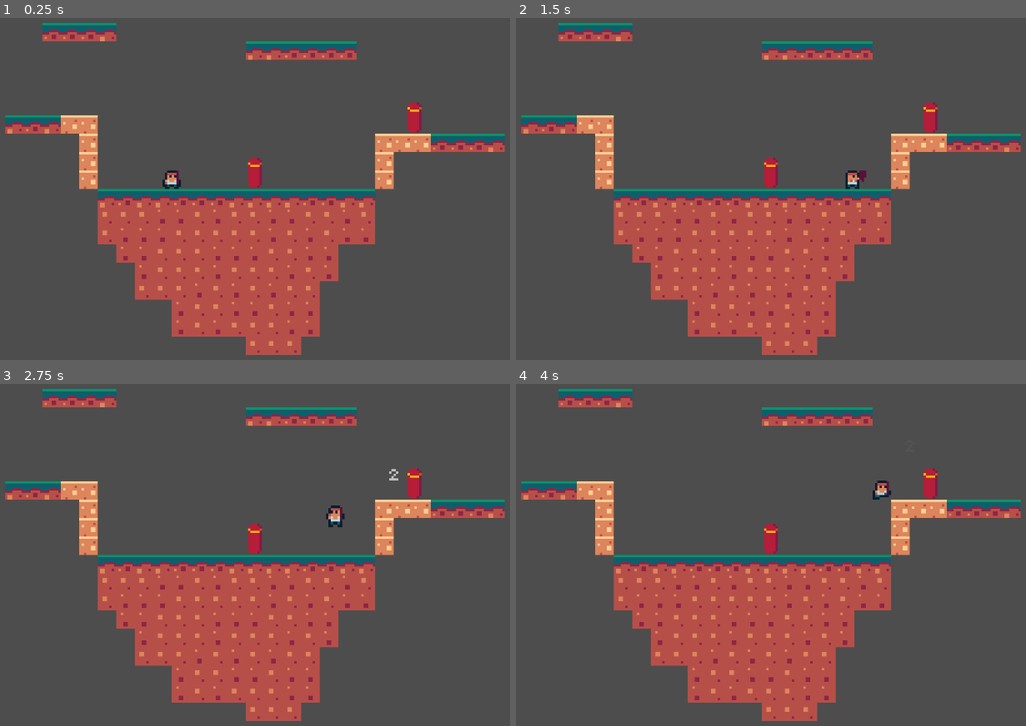
Above: before the commit, frames 1-4 (two rows, left to right).
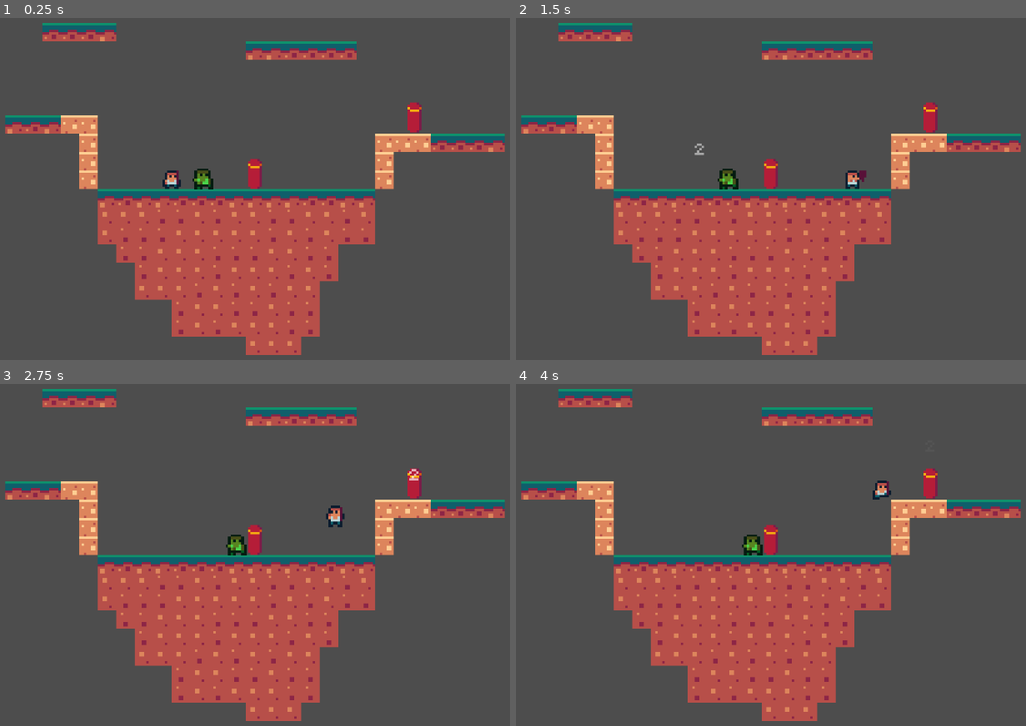
Above: after the commit, the same moments.

Repository: OllieBlomfield/zombie_game
Game: Godot game, scene res://scenes/levels/ollie_test_level.tscn
Same seed, same stepped clock (60 frames per second), same inputs: the game is played once before the commit and once after it.
Inputs:
- Up to frame 1 (0.25 s): no input
- Up to frame 2 (1.5 s): hold D (right) from 0.53 s (still down); tap M (attack) at 0.6, 1.35 s; tap Space (jump) at 0.77 s
- Up to frame 3 (2.75 s): tap Space (jump) at 1.52 s; release D (right) at 2.03 s; hold A (left) from 2.03 s (still down); tap M (attack) at 2.1 s
- Up to frame 4 (4 s): release A (left) at 2.78 s; hold D (right) from 2.78 s (still down); tap M (attack) at 2.85, 3.6 s; tap Space (jump) at 3.02, 3.77 s

The runs differ from the first frame. In frame 1, 0.3% of the frame differs, in the area x 37-52%, y 40-51%; in frame 2, 0.3%; in frame 3, 0.3%, in the area x 44-83%, y 24-51%; in frame 4, 0.3%.

Commit message:
added notes from professors feedback and basic knockback

Diff:
--- a/components/hurtbox.gd
+++ b/components/hurtbox.gd
@@ -10,10 +10,10 @@
 
 func handle_hit(context: HitContext) -> void:
 	print("I'VE BEEN HIT with " + str(context.damage) + " damage")
-	if health and context.damage > 0:
+	if health and context.damage > 0: #move to player that sends message to health component
 		health.take_damage(context.damage)
-	spawn_label(context)
-	received_hit.emit(context)
+	spawn_label(context) #could make damage system in seperate node that listens to recieve_hit
+	received_hit.emit(context) #can use for audio and effects/special effects
 
 func spawn_label(context: HitContext):
 	var damage_label = DAMAGE_LABEL.instantiate() as DamageLabel
--- a/scenes/levels/ollie_test_level.tscn
+++ b/scenes/levels/ollie_test_level.tscn
@@ -6,6 +6,7 @@
 [ext_resource type="Shader" uid="uid://hyty3ti1voqp" path="res://shaders/flash.gdshader" id="2_jkqgx"]
 [ext_resource type="Texture2D" uid="uid://dyk5jbgs2jc3q" path="res://graphics/objects/punching_bag.png" id="3_xciyh"]
 [ext_resource type="Script" uid="uid://bwjbhslyjufr3" path="res://components/hurtbox.gd" id="5_23odc"]
+[ext_resource type="PackedScene" uid="uid://fthck4igf32o" path="res://scenes/objects/zombie.tscn" id="7_23odc"]
 
 [sub_resource type="TileSetAtlasSource" id="TileSetAtlasSource_7dm00"]
 texture = ExtResource("1_p757t")
@@ -97,7 +98,7 @@
 material = SubResource("ShaderMaterial_fpl3d")
 position = Vector2(20, -7)
 collision_layer = 2
-collision_mask = 0
+collision_mask = 4
 script = ExtResource("2_5oirl")
 
 [node name="Sprite2D" type="Sprite2D" parent="PunchingBag" unique_id=737714994]
@@ -120,6 +121,7 @@
 
 [node name="Player" parent="." unique_id=1359689479 node_paths=PackedStringArray("camera") instance=ExtResource("2_7dm00")]
 position = Vector2(-16, -10)
+collision_mask = 4
 camera = NodePath("../Camera2D")
 
 [node name="Camera2D" type="Camera2D" parent="." unique_id=1684185074]
@@ -137,3 +139,5 @@
 
 [node name="Sprite2D" type="Sprite2D" parent="HurtBox2" unique_id=774285090]
 texture = ExtResource("3_xciyh")
+
+[node name="Zombie" parent="." unique_id=1721881803 instance=ExtResource("7_23odc")]
--- a/scenes/objects/damage_label.tscn
+++ b/scenes/objects/damage_label.tscn
@@ -9,9 +9,9 @@
 label = NodePath("Label")
 
 [node name="Label" type="Label" parent="." unique_id=1320140073]
-offset_left = -14.0
+offset_left = -4.0
 offset_top = -8.0
-offset_right = -4.0
+offset_right = 6.0
 offset_bottom = 5.0
 text = "10"
 label_settings = ExtResource("2_ny86i")
--- a/scenes/objects/zombie.tscn
+++ b/scenes/objects/zombie.tscn
@@ -35,7 +35,7 @@
 
 [node name="Health" type="Node" parent="." unique_id=374794825]
 script = ExtResource("3_rln44")
-max_health = 1
+max_health = 5
 metadata/_custom_type_script = "uid://bcrt8c45areik"
 
 [node name="HitBox" type="Area2D" parent="." unique_id=1811941341]
--- a/scripts/data/hit_context.gd
+++ b/scripts/data/hit_context.gd
@@ -5,3 +5,4 @@
 var hit_box: HitBox
 var hit_point: Vector2 = Vector2.ZERO
 var knockback: float = 0
+var direction: Vector2 = Vector2.ZERO
--- a/scripts/objects/player.gd
+++ b/scripts/objects/player.gd
@@ -145,7 +145,6 @@
 			current_gravity = SLOW_GRAVITY
 
 func _handle_camera_change(delta: float):
-
 	if Input.is_action_pressed("down"):
 		crouch_time += delta
 		if crouch_time > CROUCH_CAM_CHANGE_TIME:
--- a/scripts/objects/punching_bag.gd
+++ b/scripts/objects/punching_bag.gd
@@ -18,8 +18,11 @@
 		flash = false
 	else:
 		sprite_2d.set_instance_shader_parameter("flash_modifier",0.0)
+	velocity.x *= 0.9
+	velocity.y = min(velocity.y + 900 * delta,1000)
+	move_and_slide()
 
 func _on_received_hit(context: HitContext):
 	print("IM HIT")
 	flash = true
-	#sprite_2d.set_instance_shader_parameter("flash_modifier",1.0)
+	velocity += context.direction * context.knockback #could use a character superclass (use inheritance or composition)
--- a/scripts/objects/zombie.gd
+++ b/scripts/objects/zombie.gd
@@ -10,7 +10,7 @@
 @export var speed: float = 50.0
 @export var jump_velocity: float = -300.0
 @export var gravity: float = 900.0
-@export var acceleration: float = 600.0
+@export var acceleration: float = 2.0
 @export var friction: float = 800.0
 
 @onready var wall_detector: RayCast2D = $WallDetector
@@ -52,11 +52,15 @@
 
 	wall_detector.target_position.x = 20 * dir
 
-	velocity.x = move_toward(
-		velocity.x,
-		dir * speed,
-		acceleration * get_physics_process_delta_time()
-	)
+	#velocity.x = move_toward(
+		#velocity.x,
+		#dir * speed,
+		#acceleration * get_physics_process_delta_time()
+	#)
+	var direction = sign(player.position.x - position.x)
+	velocity.x += acceleration * direction
+	velocity *= 0.9
+
 
 	if wall_detector.is_colliding() and is_on_floor():
 		jump(player.global_position.y)
@@ -86,6 +90,7 @@
 	)
 
 func damaged_received(context: HitContext):
+	velocity += context.direction * context.knockback
 	if health.current_health <= 0:
 		die()
 
--- a/scripts/weapons/mele_weapon.gd
+++ b/scripts/weapons/mele_weapon.gd
@@ -3,7 +3,7 @@
 
 
 @export var damage: int = 2
-@export var knockback: float = 1.5
+@export var knockback: float = 50
 @export var hit_box: HitBox
 @onready var animated_sprite_2d: AnimatedSprite2D = $AnimatedSprite2D
 
@@ -21,7 +21,7 @@
 		#if area is HurtBox: #add something to check correct layers
 
 
-func attack_init() -> void:
+func attack_init() -> void: #call pefrom_attack or execute_attack to imply something active is happening
 	hit_box.enable()
 	animated_sprite_2d.play("attack")
 
@@ -36,6 +36,7 @@
 	var context: HitContext = HitContext.new()
 	context.damage = damage
 	#context.hit_point =
+	context.direction = (hurtbox.global_position - global_position).normalized()
 	context.hit_point = global_position
 	context.knockback = knockback
 	hurtbox.handle_hit(context)
